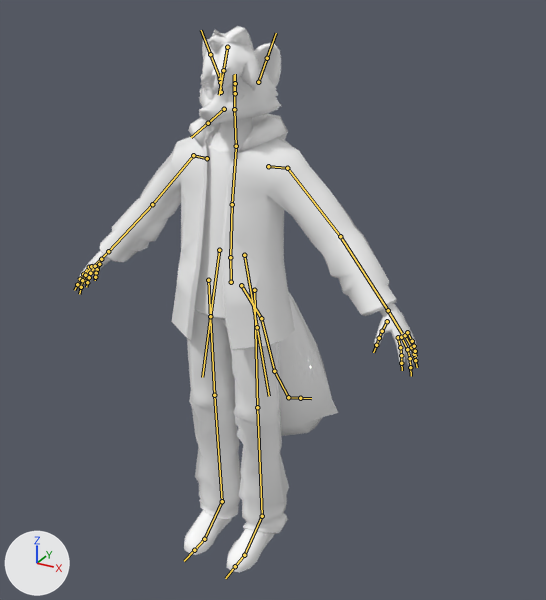
An edit to the FBX model trevvr unity/Assets/trev model.fbx, drawn before and after from the same camera.
One viewpoint serves both versions: a camera (50 mm lens) standing at (1.22, -1.938, 1.966) and looking at (0.015, 0.254, 0.87). Arrows for +X, +Y and +Z are at lower left; the lights stay in place. The bones that bend it are drawn over the model as lines.

Objects in the first picture: 'fox'.
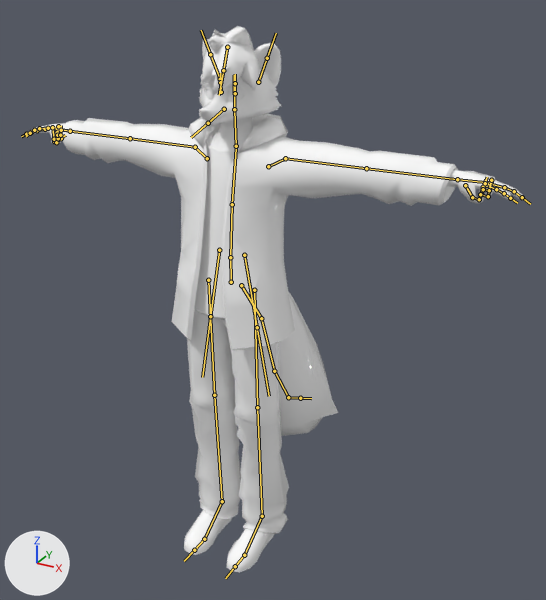
The newer file adds an action. The first version stands in its rest pose; the second is drawn at frame 1 of the action 'rig|hand peace'.

Boxes (x1, y1, x2, y2) around the edits, measured in the pictures (546 x 600 px):
'fox', posed (46% wider)
    before: (76, 26, 418, 573)
    after: (25, 26, 524, 573)
bone 'shoulder.L', root to tip
    before: (268, 166) to (287, 168)
    after: (268, 166) to (285, 158)
bone 'upper_arm.L', root to tip
    before: (287, 168) to (340, 236)
    after: (285, 158) to (366, 168)
bone 'forearm.L', root to tip
    before: (340, 236) to (388, 310)
    after: (366, 168) to (457, 179)
bone 'hand.L', root to tip
    before: (388, 310) to (402, 333)
    after: (457, 179) to (487, 182)
bone 'thumb.01.L', root to tip
    before: (387, 321) to (382, 331)
    after: (465, 185) to (472, 197)
bone 'thumb.02.L', root to tip
    before: (382, 331) to (379, 338)
    after: (472, 197) to (479, 199)
bone 'thumb.03.L', root to tip
    before: (379, 338) to (376, 345)
    after: (479, 199) to (481, 194)
bone 'f_ring.01.L', root to tip
    before: (405, 335) to (411, 347)
    after: (491, 182) to (488, 196)
bone 'f_ring.02.L', root to tip
    before: (411, 347) to (414, 354)
    after: (488, 196) to (480, 194)
bone 'f_ring.03.L', root to tip
    before: (414, 354) to (415, 360)
    after: (480, 194) to (483, 187)
bone 'f_pinky.01.L', root to tip
    before: (407, 332) to (412, 341)
    after: (491, 180) to (489, 190)
bone 'f_pinky.02.L', root to tip
    before: (412, 341) to (414, 346)
    after: (489, 190) to (483, 189)
bone 'f_pinky.03.L', root to tip
    before: (414, 346) to (415, 351)
    after: (483, 189) to (485, 183)
bone 'shoulder.R', root to tip
    before: (207, 158) to (193, 155)
    after: (207, 158) to (195, 147)
bone 'upper_arm.R', root to tip
    before: (193, 155) to (152, 204)
    after: (195, 147) to (130, 138)
bone 'forearm.R', root to tip
    before: (152, 204) to (108, 251)
    after: (130, 138) to (70, 131)
bone 'hand.R', root to tip
    before: (108, 251) to (95, 265)
    after: (70, 131) to (52, 128)
bone 'thumb.01.R', root to tip
    before: (101, 259) to (95, 266)
    after: (58, 133) to (54, 141)
bone 'thumb.02.R', root to tip
    before: (95, 266) to (91, 272)
    after: (54, 141) to (56, 142)
bone 'thumb.03.R', root to tip
    before: (91, 272) to (87, 277)
    after: (56, 142) to (61, 138)
bone 'f_ring.01.R', root to tip
    before: (95, 266) to (90, 273)
    after: (52, 127) to (54, 139)
bone 'f_ring.02.R', root to tip
    before: (90, 273) to (89, 277)
    after: (54, 139) to (58, 138)
bone 'f_ring.03.R', root to tip
    before: (89, 277) to (87, 282)
    after: (58, 138) to (57, 132)
bone 'f_pinky.01.R', root to tip
    before: (99, 264) to (97, 269)
    after: (58, 126) to (57, 135)
bone 'f_pinky.02.R', root to tip
    before: (97, 269) to (96, 273)
    after: (57, 135) to (60, 135)
bone 'f_pinky.03.R', root to tip
    before: (96, 273) to (95, 277)
    after: (60, 135) to (61, 130)

What the commit changed:
Bone 'shoulder.L' (bone_shoulder_l) turns from (0, 0, 0) to (28, -5, -1) degrees about its own x, y and z.
Bone 'upper_arm.L' (bone_upper_arm_l) turns from (0, 0, 0) to (18, 1, -1) degrees about its own x, y and z.
Bone 'forearm.L' (bone_forearm_l) turns from (0, 0, 0) to (0, 0, 10) degrees about its own x, y and z.
Bone 'hand.L' (bone_hand_l) turns from (0, 0, 0) to (5, 0, 0) degrees about its own x, y and z.
Bone 'thumb.01.L' (bone_thumb_01_l) turns from (0, 0, 0) to (33, -3, -50) degrees about its own x, y and z.
Bone 'thumb.02.L' (bone_thumb_02_l) turns from (0, 0, 0) to (0, 0, -50) degrees about its own x, y and z.
Bone 'thumb.03.L' (bone_thumb_03_l) turns from (0, 0, 0) to (0, 0, -50) degrees about its own x, y and z.
Bone 'f_ring.01.L' (bone_f_ring_01_l) turns from (0, 0, 0) to (-4, 7, 86) degrees about its own x, y and z.
Bone 'f_ring.02.L' (bone_f_ring_02_l) turns from (0, 0, 0) to (0, 0, 86) degrees about its own x, y and z.
Bone 'f_ring.03.L' (bone_f_ring_03_l) turns from (0, 0, 0) to (0, 0, 86) degrees about its own x, y and z.
Bone 'f_pinky.01.L' (bone_f_pinky_01_l) turns from (0, 0, 0) to (-14, 4, 84) degrees about its own x, y and z.
Bone 'f_pinky.02.L' (bone_f_pinky_02_l) turns from (0, 0, 0) to (0, 0, 84) degrees about its own x, y and z.
Bone 'f_pinky.03.L' (bone_f_pinky_03_l) turns from (0, 0, 0) to (0, 0, 84) degrees about its own x, y and z.
Bone 'shoulder.R' (bone_shoulder_r) turns from (0, 0, 0) to (28, 5, 1) degrees about its own x, y and z.
Bone 'upper_arm.R' (bone_upper_arm_r) turns from (0, 0, 0) to (18, -1, 1) degrees about its own x, y and z.
Bone 'forearm.R' (bone_forearm_r) turns from (0, 0, 0) to (0, 0, -10) degrees about its own x, y and z.
Bone 'hand.R' (bone_hand_r) turns from (0, 0, 0) to (5, 0, 0) degrees about its own x, y and z.
Bone 'thumb.01.R' (bone_thumb_01_r) turns from (0, 0, 0) to (33, 3, 50) degrees about its own x, y and z.
Bone 'thumb.02.R' (bone_thumb_02_r) turns from (0, 0, 0) to (0, 0, 50) degrees about its own x, y and z.
Bone 'thumb.03.R' (bone_thumb_03_r) turns from (0, 0, 0) to (0, 0, 50) degrees about its own x, y and z.
Bone 'f_ring.01.R' (bone_f_ring_01_r) turns from (0, 0, 0) to (-4, -7, -86) degrees about its own x, y and z.
Bone 'f_ring.02.R' (bone_f_ring_02_r) turns from (0, 0, 0) to (0, 0, -86) degrees about its own x, y and z.
Bone 'f_ring.03.R' (bone_f_ring_03_r) turns from (0, 0, 0) to (0, 0, -86) degrees about its own x, y and z.
Bone 'f_pinky.01.R' (bone_f_pinky_01_r) turns from (0, 0, 0) to (-14, -4, -84) degrees about its own x, y and z.
Bone 'f_pinky.02.R' (bone_f_pinky_02_r) turns from (0, 0, 0) to (0, 0, -84) degrees about its own x, y and z.
Bone 'f_pinky.03.R' (bone_f_pinky_03_r) turns from (0, 0, 0) to (0, 0, -84) degrees about its own x, y and z.
